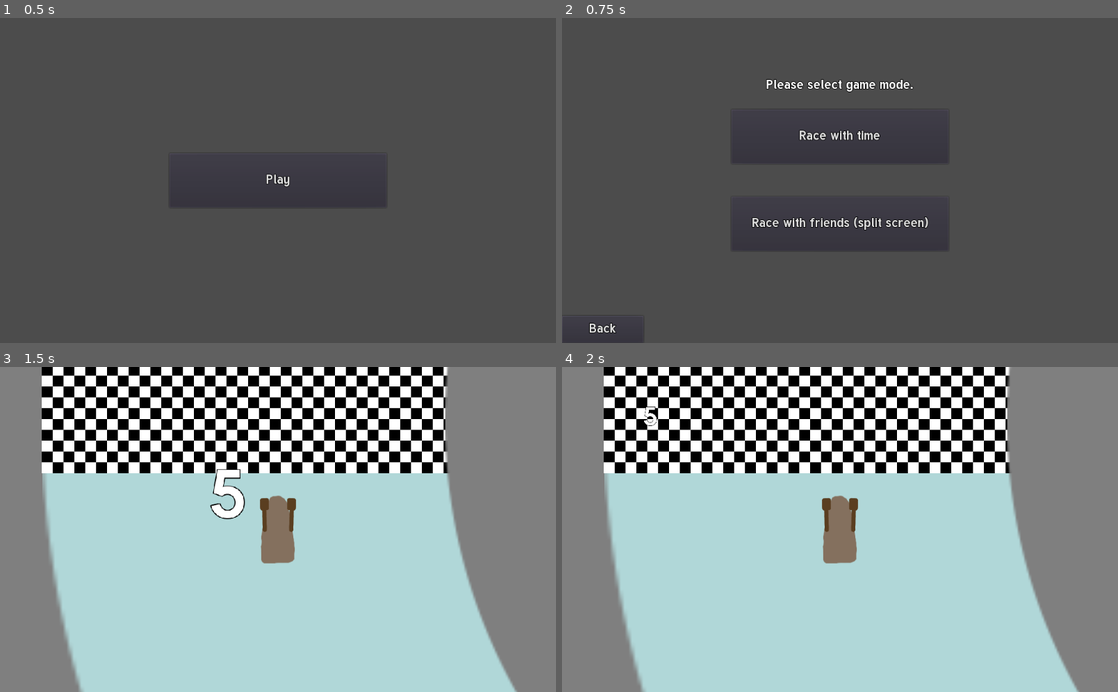
Above: before the commit, frames 1-4 (two rows, left to right).
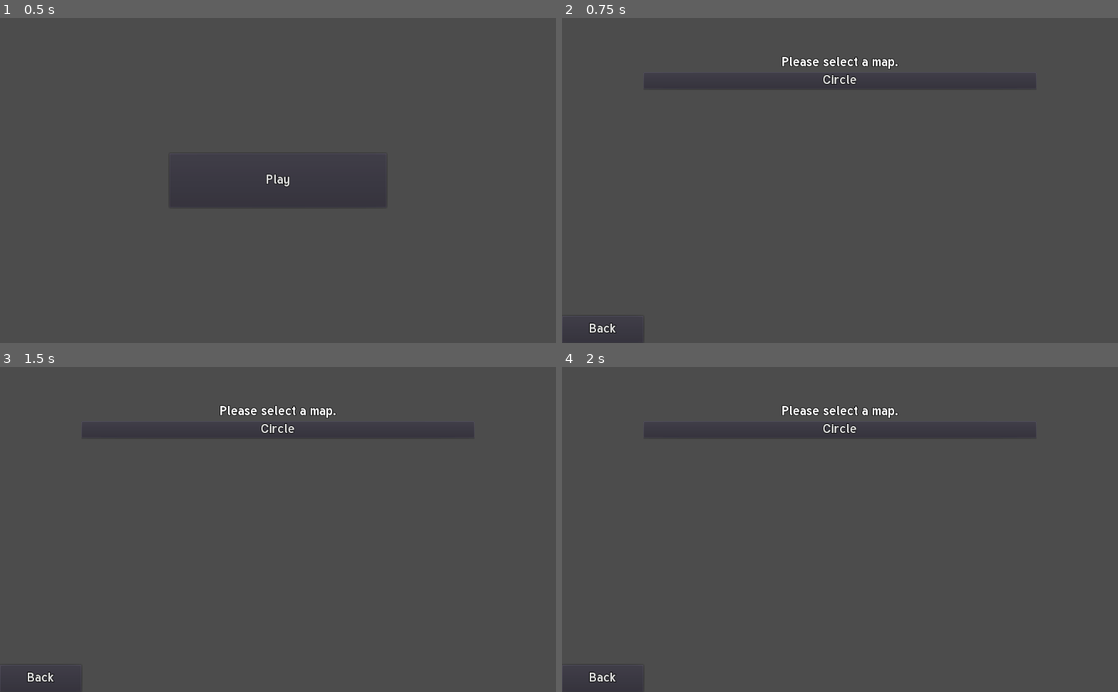
Above: after the commit, the same moments.

Repository: MilanVasko/Ludum-Dare-47
Game: Godot game, scene res://main_menu/main_menu.tscn
Two runs of this game, one before a commit and one after it. Both use one fixed random seed, a clock stepped at 60 frames per second and the inputs below.
Inputs (mouse positions are in pixels of both pictures, inside the frame that each line leads up to):
- Up to frame 1 (0.5 s): no input
- Up to frame 2 (0.75 s): click "Play" at 0.5 s
- Up to frame 3 (1.5 s): click (278, 484) at 1.25 s, where only the run before the commit has a clickable "Race with time"
- Up to frame 4 (2 s): no input

Frame 1 is identical in both runs. In frame 2, 2.1% of the frame differs, in the area x 18-82%, y 11-72%; in frame 3, 99%; in frame 4, 99%, in the area x 0-100%, y 0-100%.

Commit message:
Load race track by name

Diff:
--- a/ingame/boat/boat.gd
+++ b/ingame/boat/boat.gd
@@ -7,7 +7,7 @@
 var impulse = 1000
 
 func _ready():
-	get_tree().call_group("game_progress", "on_boat_registered", self)
+	get_tree().call_group("boat_register_listener", "on_boat_registered", self)
 
 func swing_left_paddle():
 	left_paddle.swing()
--- a/ingame/boat/boat.tscn
+++ b/ingame/boat/boat.tscn
@@ -3,7 +3,6 @@
 [ext_resource path="res://ingame/boat/boat.png" type="Texture" id=1]
 [ext_resource path="res://ingame/boat/boat.gd" type="Script" id=2]
 [ext_resource path="res://ingame/boat/paddle/paddle.tscn" type="PackedScene" id=3]
-
 
 [sub_resource type="RectangleShape2D" id=1]
 extents = Vector2( 31.7106, 64.1382 )
--- a/ingame/checkpoint/checkpoint.gd
+++ b/ingame/checkpoint/checkpoint.gd
@@ -4,4 +4,4 @@
 	if body.is_in_group("boat"):
 		var checkpoint_index = self.get_index()
 		var checkpoint_count = self.get_parent().get_child_count()
-		self.get_tree().call_group("game_progress", "on_boat_checkpoint_entered", body, checkpoint_index, checkpoint_count)
+		self.get_tree().call_group("checkpoint_progress_listener", "on_boat_checkpoint_entered", body, checkpoint_index, checkpoint_count)
--- a/ingame/game_progress/game_progress.gd
+++ b/ingame/game_progress/game_progress.gd
@@ -4,7 +4,7 @@
 var boat_progresses = {}
 var finished_boats = []
 
-var elapsed_time = -5.0
+var elapsed_time = -3.0
 
 func _ready():
 	get_tree().call_group("elapsed_time_listener", "on_elapsed_time_changed", elapsed_time)
--- a/ingame/game_progress/game_progress.tscn
+++ b/ingame/game_progress/game_progress.tscn
@@ -4,6 +4,7 @@
 
 
 [node name="GameProgress" type="Node2D" groups=[
-"game_progress",
+"boat_register_listener",
+"checkpoint_progress_listener",
 ]]
 script = ExtResource( 1 )
--- a/ingame/ingame_input_handler/base_input_handler.gd
+++ b/ingame/ingame_input_handler/base_input_handler.gd
@@ -3,10 +3,10 @@
 export(String) var boat_group
 export(NodePath) var game_progress_path
 onready var game_progress_node = get_node(game_progress_path)
-var boats
+var boats = []
 
-func _ready() -> void:
-	boats = get_tree().get_nodes_in_group(boat_group)
+func on_boat_registered(boat: Boat) -> void:
+	boats.append(boat)
 
 func _physics_process(delta) -> void:
 	for boat in boats:
--- a/ingame/ingame_input_handler/player/player_input_handler.gd
+++ b/ingame/ingame_input_handler/player/player_input_handler.gd
@@ -3,5 +3,5 @@
 func handle_boat(boat: Boat, _delta: float) -> void:
 	if Input.is_action_just_pressed("right"):
 		boat.swing_right_paddle()
-	elif Input.is_action_just_pressed("left"):
+	if Input.is_action_just_pressed("left"):
 		boat.swing_left_paddle()
--- a/ingame/ingame_input_handler/player/player_input_handler.tscn
+++ b/ingame/ingame_input_handler/player/player_input_handler.tscn
@@ -2,7 +2,8 @@
 
 [ext_resource path="res://ingame/ingame_input_handler/player/player_input_handler.gd" type="Script" id=1]
 
-
-[node name="InputHandler" type="Node2D"]
+[node name="InputHandler" type="Node2D" groups=[
+"boat_register_listener",
+]]
 script = ExtResource( 1 )
 boat_group = "player"
--- /dev/null
+++ b/ingame/main.gd
@@ -0,0 +1,5 @@
+extends Node2D
+
+func _ready():
+	var race_track: PackedScene = load("res://ingame/race_tracks/" + Settings.last_selected_map + "/" + Settings.last_selected_map + ".tscn")
+	add_child(race_track.instance())
--- a/ingame/main.tscn
+++ b/ingame/main.tscn
@@ -1,25 +1,18 @@
-[gd_scene load_steps=6 format=2]
+[gd_scene load_steps=5 format=2]
 
-[ext_resource path="res://ingame/race_track/race_track.tscn" type="PackedScene" id=2]
+[ext_resource path="res://ingame/main.gd" type="Script" id=1]
 [ext_resource path="res://ingame/game_progress/game_progress.tscn" type="PackedScene" id=4]
 [ext_resource path="res://ingame/ingame_ui/ingame_ui.tscn" type="PackedScene" id=6]
 [ext_resource path="res://ingame/ingame_input_handler/player/player_input_handler.tscn" type="PackedScene" id=7]
-[ext_resource path="res://ingame/player/player.tscn" type="PackedScene" id=8]
 
 [node name="Main" type="Node2D"]
+script = ExtResource( 1 )
 
 [node name="InputHandler" parent="." instance=ExtResource( 7 )]
 game_progress_path = NodePath("../GameProgress")
 
 [node name="GameProgress" parent="." instance=ExtResource( 4 )]
 
-[node name="RaceTrack" parent="." instance=ExtResource( 2 )]
-
-[node name="Player" parent="." instance=ExtResource( 8 )]
-position = Vector2( -1331.58, 203.76 )
-linear_damp = 0.5
-angular_damp = 0.5
-
 [node name="CanvasLayer" type="CanvasLayer" parent="."]
 
 [node name="IngameUI" parent="CanvasLayer" instance=ExtResource( 6 )]
--- a/ingame/player/player.tscn
+++ b/ingame/player/player.tscn
@@ -1,7 +1,6 @@
 [gd_scene load_steps=2 format=2]
 
 [ext_resource path="res://ingame/boat/boat.tscn" type="PackedScene" id=1]
-
 
 [node name="Player" groups=[
 "player",
--- a/ingame/race_track/race_track.tscn
+++ b/ingame/race_tracks/circle/circle.tscn
@@ -1,9 +1,9 @@
 [gd_scene load_steps=7 format=2]
 
-[ext_resource path="res://ingame/race_track/circle.png" type="Texture" id=1]
+[ext_resource path="res://ingame/race_tracks/circle/circle.png" type="Texture" id=1]
 [ext_resource path="res://ingame/checkpoint/checkpoint.tscn" type="PackedScene" id=2]
 [ext_resource path="res://ingame/finish_line/finish_line.tscn" type="PackedScene" id=3]
-[ext_resource path="res://ingame/checkpoint/checkpoint.gd" type="Script" id=4]
+[ext_resource path="res://ingame/player/player.tscn" type="PackedScene" id=4]
 
 [sub_resource type="CircleShape2D" id=1]
 radius = 1019.12
@@ -35,26 +35,25 @@
 
 [node name="Checkpoints" type="Node2D" parent="."]
 
-[node name="Checkpoint" type="Node2D" parent="Checkpoints" instance=ExtResource( 2 )]
+[node name="Checkpoint" parent="Checkpoints" instance=ExtResource( 2 )]
 position = Vector2( 0, -1398.81 )
 rotation = 1.5708
-script = ExtResource( 4 )
 
-[node name="Checkpoint2" type="Node2D" parent="Checkpoints" instance=ExtResource( 2 )]
+[node name="Checkpoint2" parent="Checkpoints" instance=ExtResource( 2 )]
 position = Vector2( 1388.16, 0 )
 rotation = 3.14159
-script = ExtResource( 4 )
 
-[node name="Checkpoint3" type="Node2D" parent="Checkpoints" instance=ExtResource( 2 )]
+[node name="Checkpoint3" parent="Checkpoints" instance=ExtResource( 2 )]
 position = Vector2( 0, 1388.97 )
 rotation = 4.71239
-script = ExtResource( 4 )
 
-[node name="Checkpoint4" type="Node2D" parent="Checkpoints" instance=ExtResource( 3 )]
+[node name="Checkpoint4" parent="Checkpoints" instance=ExtResource( 3 )]
 position = Vector2( -1166.89, 0 )
-script = ExtResource( 4 )
 
 [node name="InnerCircle" type="Sprite" parent="."]
 modulate = Color( 0.501961, 0.501961, 0.501961, 1 )
 scale = Vector2( 4, 4 )
 texture = ExtResource( 1 )
+
+[node name="Player" parent="." instance=ExtResource( 4 )]
+position = Vector2( -1408.02, 171.439 )
--- /dev/null
+++ b/main_menu/game_mode_menu/game_mode_menu.gd
@@ -0,0 +1,12 @@
+extends Control
+
+func _on_race_with_time_pressed():
+	var err = get_tree().change_scene("res://ingame/main.tscn")
+	assert(err == OK)
+
+func _on_race_with_friends_pressed():
+	print("TODO")
+
+func _on_back_pressed():
+	var err = get_tree().change_scene("res://main_menu/play_menu/play_menu.tscn")
+	assert(err == OK)
--- /dev/null
+++ b/main_menu/game_mode_menu/game_mode_menu.tscn
@@ -0,0 +1,61 @@
+[gd_scene load_steps=2 format=2]
+
+[ext_resource path="res://main_menu/game_mode_menu/game_mode_menu.gd" type="Script" id=1]
+
+[node name="GameModeMenu" type="Control"]
+anchor_right = 1.0
+anchor_bottom = 1.0
+script = ExtResource( 1 )
+__meta__ = {
+"_edit_use_anchors_": false
+}
+
+[node name="SelectGameMode" type="Label" parent="."]
+anchor_right = 1.0
+margin_top = 100.0
+margin_bottom = 150.0
+text = "Please select game mode."
+align = 1
+valign = 1
+__meta__ = {
+"_edit_use_anchors_": false
+}
+
+[node name="RaceWithTime" type="Button" parent="."]
+anchor_left = 0.5
+anchor_top = 0.5
+anchor_right = 0.5
+anchor_bottom = 0.5
+margin_left = -200.0
+margin_top = -131.0
+margin_right = 200.0
+margin_bottom = -30.9999
+text = "Race with time"
+__meta__ = {
+"_edit_use_anchors_": false
+}
+
+[node name="RaceWithFriends" type="Button" parent="."]
+anchor_left = 0.5
+anchor_top = 0.5
+anchor_right = 0.5
+anchor_bottom = 0.5
+margin_left = -200.0
+margin_top = 30.0
+margin_right = 200.0
+margin_bottom = 130.0
+text = "Race with friends (split screen)"
+__meta__ = {
+"_edit_use_anchors_": false
+}
+
+[node name="Back" type="Button" parent="."]
+anchor_top = 1.0
+anchor_bottom = 1.0
+margin_top = -50.0
+margin_right = 150.0
+margin_bottom = -0.249268
+text = "Back"
+[connection signal="pressed" from="RaceWithTime" to="." method="_on_race_with_time_pressed"]
+[connection signal="pressed" from="RaceWithFriends" to="." method="_on_race_with_friends_pressed"]
+[connection signal="pressed" from="Back" to="." method="_on_back_pressed"]
--- a/main_menu/play_menu/play_menu.gd
+++ b/main_menu/play_menu/play_menu.gd
@@ -1,11 +1,12 @@
 extends Control
 
-func _on_race_with_time_pressed():
-	var err = get_tree().change_scene("res://ingame/main.tscn")
+func _on_circle_map_pressed():
+	Settings.last_selected_map = "circle"
+	go_to_game_mode_menu()
+
+func go_to_game_mode_menu():
+	var err = get_tree().change_scene("res://main_menu/game_mode_menu/game_mode_menu.tscn")
 	assert(err == OK)
-
-func _on_race_with_friends_pressed():
-	print("TODO")
 
 func _on_back_pressed():
 	var err = get_tree().change_scene("res://main_menu/main_menu.tscn")
--- a/main_menu/play_menu/play_menu.tscn
+++ b/main_menu/play_menu/play_menu.tscn
@@ -10,41 +10,41 @@
 "_edit_use_anchors_": false
 }
 
-[node name="SelectGameMode" type="Label" parent="."]
+[node name="SelectMap" type="Label" parent="."]
 anchor_right = 1.0
-margin_top = 100.0
-margin_bottom = 150.0
-text = "Please select game mode."
+margin_top = 58.3777
+margin_bottom = 108.378
+text = "Please select a map."
 align = 1
 valign = 1
 __meta__ = {
 "_edit_use_anchors_": false
 }
 
-[node name="RaceWithTime" type="Button" parent="."]
-anchor_left = 0.5
-anchor_top = 0.5
-anchor_right = 0.5
-anchor_bottom = 0.5
-margin_left = -200.0
-margin_top = -131.0
-margin_right = 200.0
-margin_bottom = -30.9999
-text = "Race with time"
+[node name="ScrollContainer" type="ScrollContainer" parent="."]
+anchor_right = 1.0
+anchor_bottom = 1.0
+margin_left = 150.0
+margin_top = 100.0
+margin_right = -150.0
+margin_bottom = -100.0
 __meta__ = {
 "_edit_use_anchors_": false
 }
 
-[node name="RaceWithFriends" type="Button" parent="."]
-anchor_left = 0.5
-anchor_top = 0.5
-anchor_right = 0.5
-anchor_bottom = 0.5
-margin_left = -200.0
-margin_top = 30.0
-margin_right = 200.0
-margin_bottom = 130.0
-text = "Race with friends (split screen)"
+[node name="VBoxContainer" type="VBoxContainer" parent="ScrollContainer"]
+margin_right = 724.0
+margin_bottom = 400.0
+size_flags_horizontal = 3
+size_flags_vertical = 3
+__meta__ = {
+"_edit_use_anchors_": false
+}
+
+[node name="Circle" type="Button" parent="ScrollContainer/VBoxContainer"]
+margin_right = 724.0
+margin_bottom = 31.0
+text = "Circle"
 __meta__ = {
 "_edit_use_anchors_": false
 }
@@ -56,6 +56,8 @@
 margin_right = 150.0
 margin_bottom = -0.249268
 text = "Back"
-[connection signal="pressed" from="RaceWithTime" to="." method="_on_race_with_time_pressed"]
-[connection signal="pressed" from="RaceWithFriends" to="." method="_on_race_with_friends_pressed"]
+__meta__ = {
+"_edit_use_anchors_": false
+}
+[connection signal="pressed" from="ScrollContainer/VBoxContainer/Circle" to="." method="_on_circle_map_pressed"]
 [connection signal="pressed" from="Back" to="." method="_on_back_pressed"]
--- a/project.godot
+++ b/project.godot
@@ -23,6 +23,10 @@
 config/name="Ludum Dare 47"
 run/main_scene="res://main_menu/main_menu.tscn"
 config/icon="res://icon.png"
+
+[autoload]
+
+Settings="*res://settings/settings.gd"
 
 [gui]
 
--- /dev/null
+++ b/settings/settings.gd
@@ -0,0 +1,3 @@
+extends Node
+
+var last_selected_map: String = ""
Renamed: ingame/race_track/circle.png -> ingame/race_tracks/circle/circle.png
Not shown, changed: ingame/race_tracks/circle/circle.png.import
Not shown, added: ingame/race_tracks/circle/circle.kra
